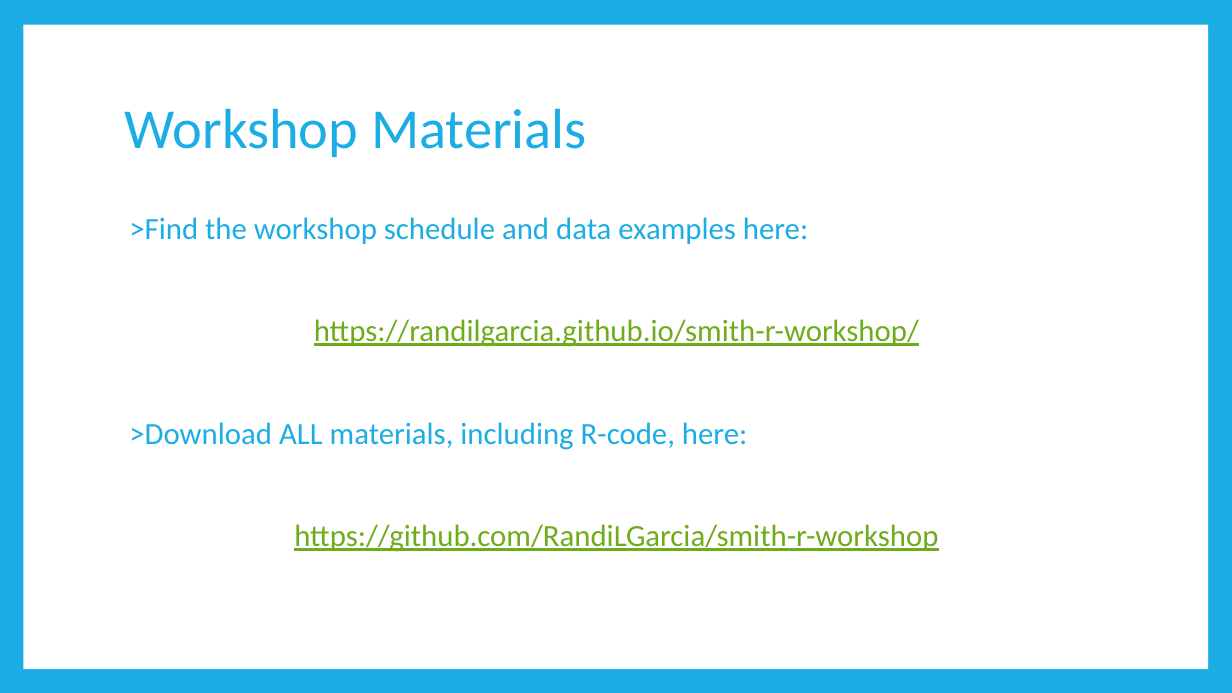
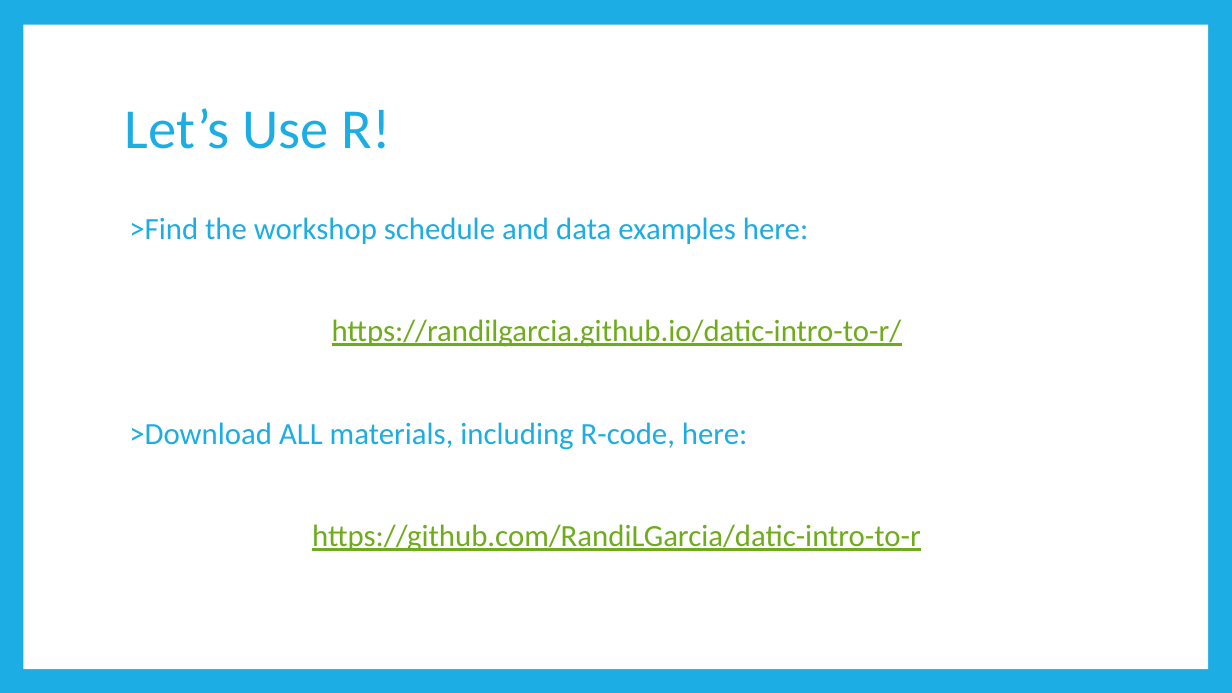
Before and after one commit to RandiLGarcia/datic-intro-to-r, a slide deck: slide 9 of docs/Day 1 Slides.pptx (slide 5 before the commit). Drawn at 1232x693 pixels with LibreOffice and Linux fonts; fonts in the diff are those of the drawing. Boxes give left, top, right and bottom in pixels: in the first picture for what was removed or moved away, otherwise in the second. Text is boxed around its words. In the diff, an @@ line names an element or a change of style, - is before the commit and + after.

Commit message:
update to intro and day 1 slides

```diff
--- a/docs/Day 1 Slides.pptx
+++ b/docs/Day 1 Slides.pptx
@@ title at [125, 108, 391, 149]: text changed @@
-Workshop Materials
+Let’s Use R!
@@ text at [332, 319, 902, 347]: text changed @@
-https://randilgarcia.github.io/smith-r-workshop/
+https://randilgarcia.github.io/datic-intro-to-r/
@@ text at [312, 524, 921, 552]: text changed @@
-https://github.com/RandiLGarcia/smith-r-workshop
+https://github.com/RandiLGarcia/datic-intro-to-r
```
Also in this commit, not shown: 14 other slides changed, 13 slides added, 7 slides removed, 11 other files.
